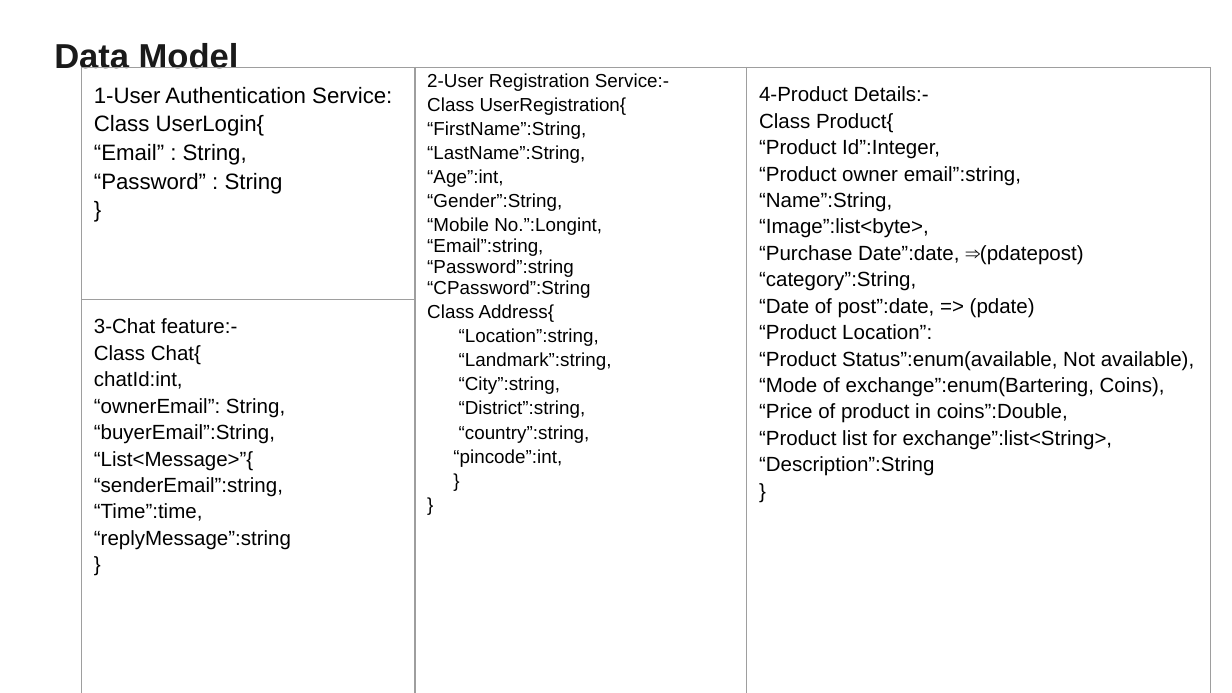
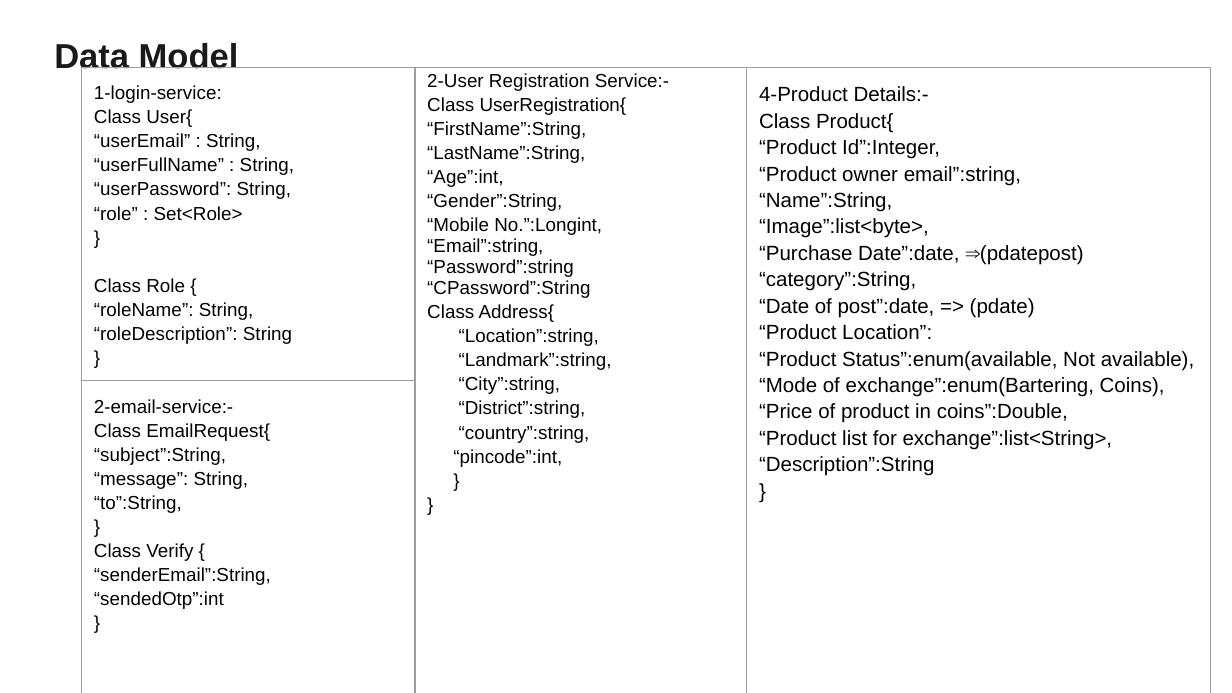
Before and after one commit to abhaykumar789/ecommerce, a slide deck: slide 21 of ppt/Product 1 (1).pptx. Drawn at 1232x693 pixels with LibreOffice and Linux fonts; fonts in the diff are those of the drawing. Boxes give left, top, right and bottom in pixels: in the first picture for what was removed or moved away, otherwise in the second. Text is boxed around its words. In the diff, an @@ line names an element or a change of style, - is before the commit and + after.

Commit message:
data model created for the login with otp service

```diff
--- a/ppt/Product 1 (1).pptx
+++ b/ppt/Product 1 (1).pptx
@@ table at [81,68,1211,693] @@
-row 1, column 1: 1-User Authentication Service: / Class UserLogin{ / “Email” : String, / “Password” : String / }
+row 1, column 1: 1-login-service: / Class User{ / “userEmail” : String, / “userFullName” : String, / “userPassword”: String, / “role” : Set<Role> / } / Class Role { / “roleName”: String, / “roleDescription”: String / }
-row 2, column 1: 3-Chat feature:- / Class Chat{ / chatId:int, / “ownerEmail”: String, / “buyerEmail”:String, / “List<Message>”{ / “senderEmail”:string, / “Time”:time, / “replyMessage”:string / }
+row 2, column 1: 2-email-service:- / Class EmailRequest{ / “subject”:String, / “message”: String, / “to”:String, / } / Class Verify { / “senderEmail”:String, / “sendedOtp”:int / }
```
Also in this commit, not shown: 2 other slides changed, 1 slide added, 3 other files.
